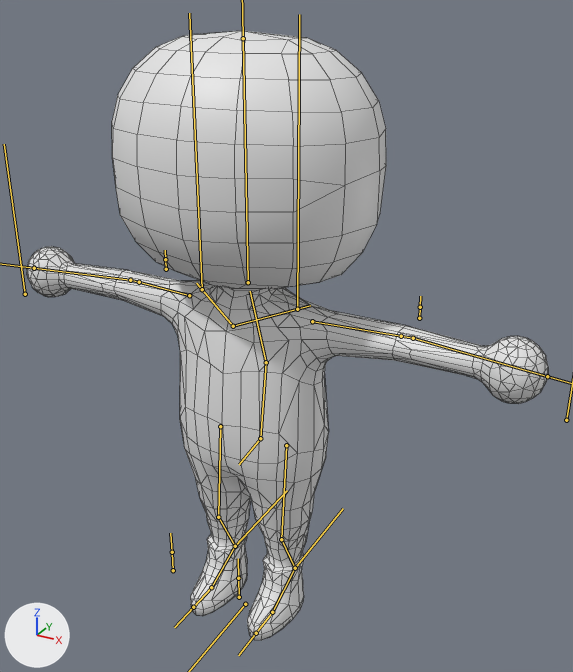
The FBX model TI3 - Vet/Assets/Models/PersonagensPrefab/personagem.fbx as it was, and as the next commit left it.
Rendered twice from a 50 mm lens placed at (1.042, -1.632, 1.757), pointed at (0.124, 0.037, 0.923). The lights are fixed; the arrows at lower left show +X, +Y and +Z. The bones that bend it are drawn over the model as lines. Mesh edges are drawn as thin lines.

Objects in the first picture: 'personagemmoude.001'.
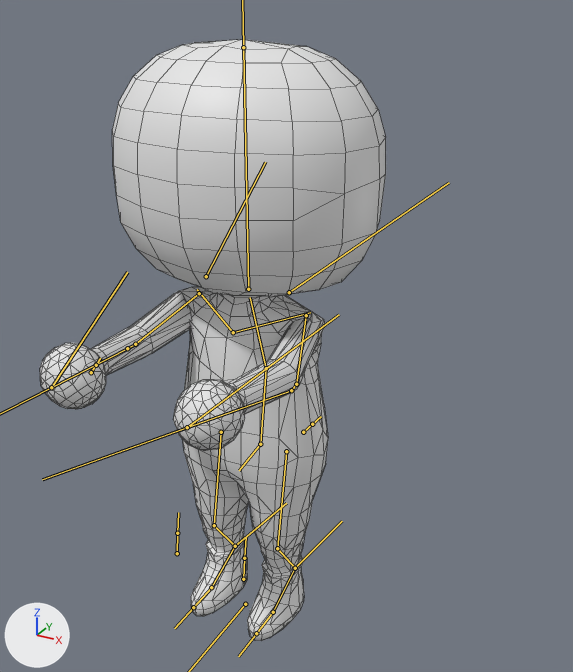
The newer file adds an action. The first version stands in its rest pose; the second is drawn at frame 1 of the action 'Armature|braço para frente'.

Location of each change, [x1, y1, x2, y2] in pixels of the pictures (573 x 672 px):
'personagemmoude.001', posed (34% narrower): before [27, 31, 548, 640]; after [40, 39, 386, 641]
bone 'meio', root to tip: before (260, 438) to (262, 437); after (260, 444) to (262, 442)
bone 'braco.L', root to tip: before (312, 321) to (401, 336); after (306, 315) to (296, 384)
bone 'cotovelo.L', root to tip: before (401, 336) to (413, 338); after (296, 384) to (291, 390)
bone 'antebraco.L', root to tip: before (413, 338) to (547, 376); after (291, 390) to (187, 427)
bone 'braco.R', root to tip: before (189, 295) to (139, 282); after (199, 293) to (135, 344)
bone 'cotovelo.R', root to tip: before (139, 282) to (130, 280); after (135, 344) to (127, 348)
bone 'antebraco.R', root to tip: before (130, 280) to (34, 268); after (127, 348) to (51, 387)
bone 'coxa.L', root to tip: before (286, 445) to (281, 539); after (286, 451) to (277, 548)
bone 'canela.L', root to tip: before (281, 539) to (295, 568); after (277, 548) to (295, 568)
bone 'pe.L', root to tip: before (295, 568) to (272, 612); after (295, 568) to (273, 612)
bone 'coxa.R', root to tip: before (220, 426) to (218, 517); after (221, 432) to (214, 525)
bone 'canela.R', root to tip: before (218, 517) to (235, 546); after (214, 525) to (235, 546)

The change in detail:
Bone 'meio' (bone_meio) moves from (0.0, 0.0, 0.0) to (0.0, 0.0, -0.019).
Bone 'braco.L' (bone_braco_l) moves from (0.0, 0.0, 0.0) to (-0.015, -0.024, 0.027).
Bone 'braco.L' (bone_braco_l) turns from (0, 0, 0) to (-31, -29, -64) degrees about its own x, y and z.
Bone 'cotovelo.L' (bone_cotovelo_l) turns from (0, 0, 0) to (2, 0, -11) degrees about its own x, y and z.
Bone 'antebraco.L' (bone_antebraco_l) turns from (0, 0, 0) to (1, 0, -12) degrees about its own x, y and z.
Bone 'braco.R' (bone_braco_r) moves from (0.0, 0.0, 0.0) to (0.015, -0.024, 0.027).
Bone 'braco.R' (bone_braco_r) turns from (0, 0, 0) to (-31, 29, 64) degrees about its own x, y and z.
Bone 'cotovelo.R' (bone_cotovelo_r) turns from (0, 0, 0) to (2, 0, 11) degrees about its own x, y and z.
Bone 'antebraco.R' (bone_antebraco_r) turns from (0, 0, 0) to (1, 0, 12) degrees about its own x, y and z.
Bone 'coxa.L' (bone_coxa_l) turns from (0, 0, 0) to (-5, 0, 0) degrees about its own x, y and z.
Bone 'canela.L' (bone_canela_l) turns from (0, 0, 0) to (14, 0, 0) degrees about its own x, y and z.
Bone 'pe.L' (bone_pe_l) turns from (0, 0, 0) to (-8, 0, 0) degrees about its own x, y and z.
Bone 'coxa.R' (bone_coxa_r) turns from (0, 0, 0) to (-5, 0, 0) degrees about its own x, y and z.
Bone 'canela.R' (bone_canela_r) turns from (0, 0, 0) to (14, 0, 0) degrees about its own x, y and z.
Bone 'pe.R' (bone_pe_r) turns from (0, 0, 0) to (-8, 0, 0) degrees about its own x, y and z.
